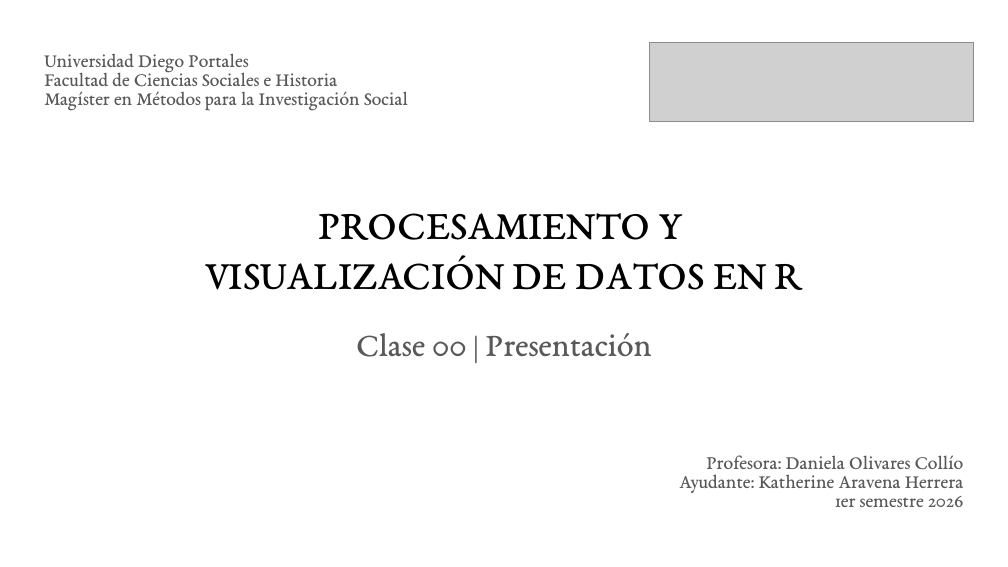
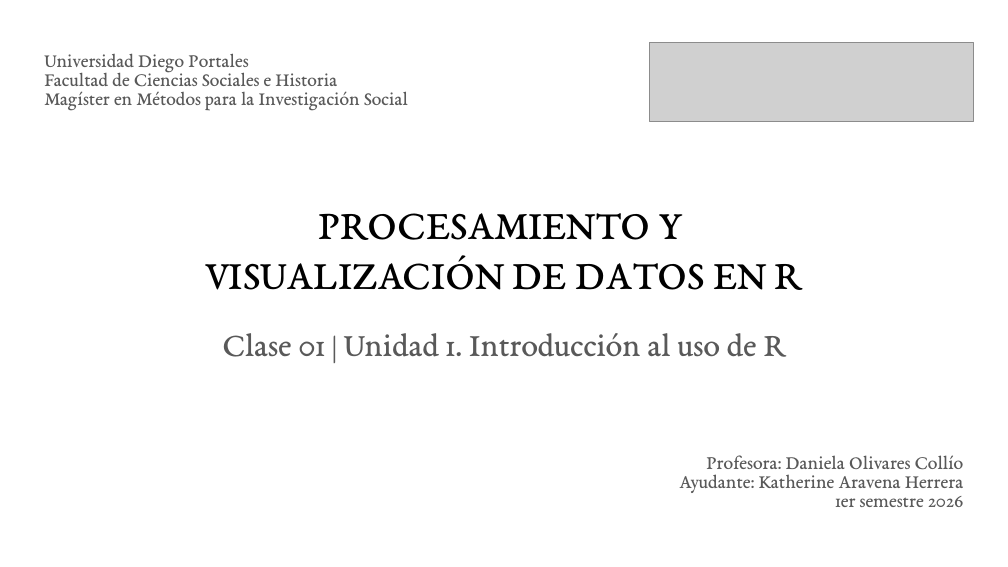
Before and after one commit to KAravena/udp-magister-visualizacion-datos-r, a slide deck: slide 1 of clases/clase_01/clase_01.pptx. Drawn at 1008x567 pixels with LibreOffice and Linux fonts; fonts in the diff are those of the drawing; grey boxes stand for pictures. Boxes give left, top, right and bottom in pixels: in the first picture for what was removed or moved away, otherwise in the second. Text is boxed around its words. In the diff, an @@ line names an element or a change of style, - is before the commit and + after.

Commit message:
up chage clase 1

```diff
--- a/clases/clase_01/clase_01.pptx
+++ b/clases/clase_01/clase_01.pptx
@@ subtitle at (222, 333, 786, 357): text changed @@
-Clase 00 | Presentación
+Clase 01 | Unidad 1. Introducción al uso de R
```
Also in this commit, not shown: 2 other slides changed, 22 slides added, 8 slides removed, 3 other files.
